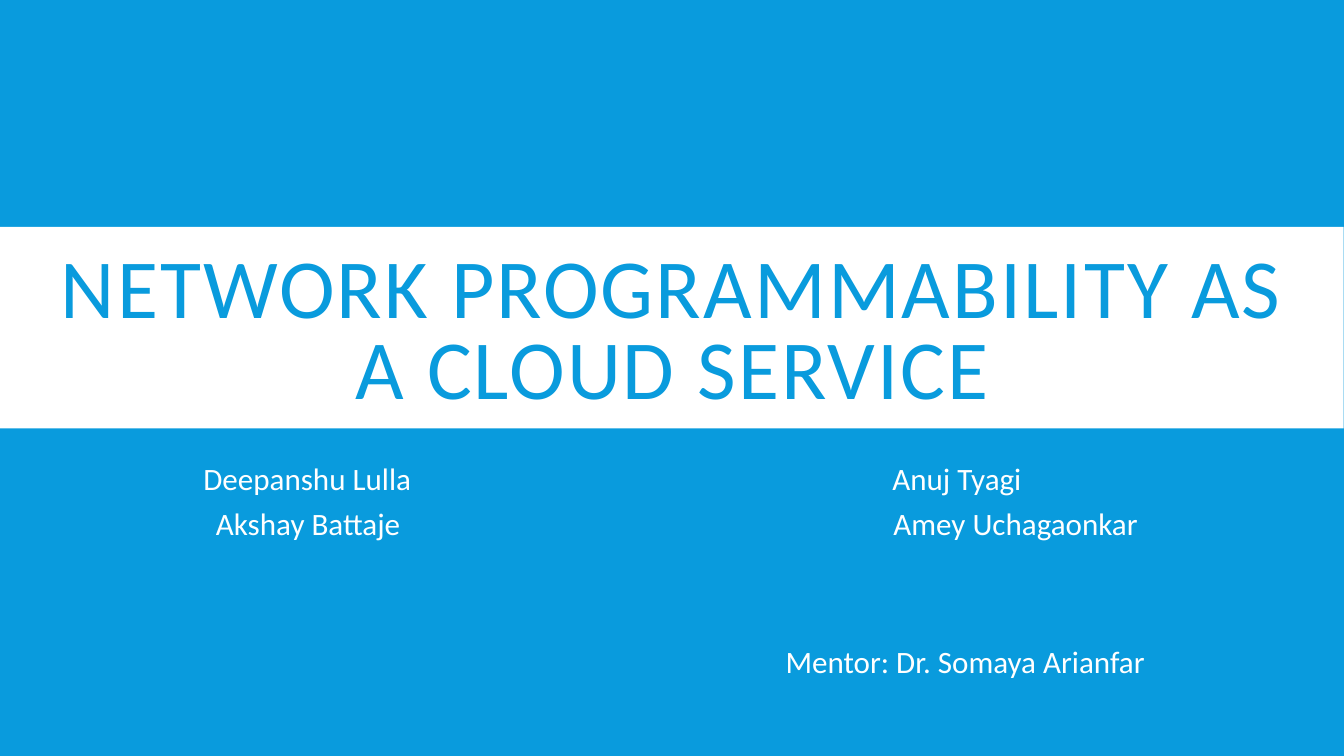
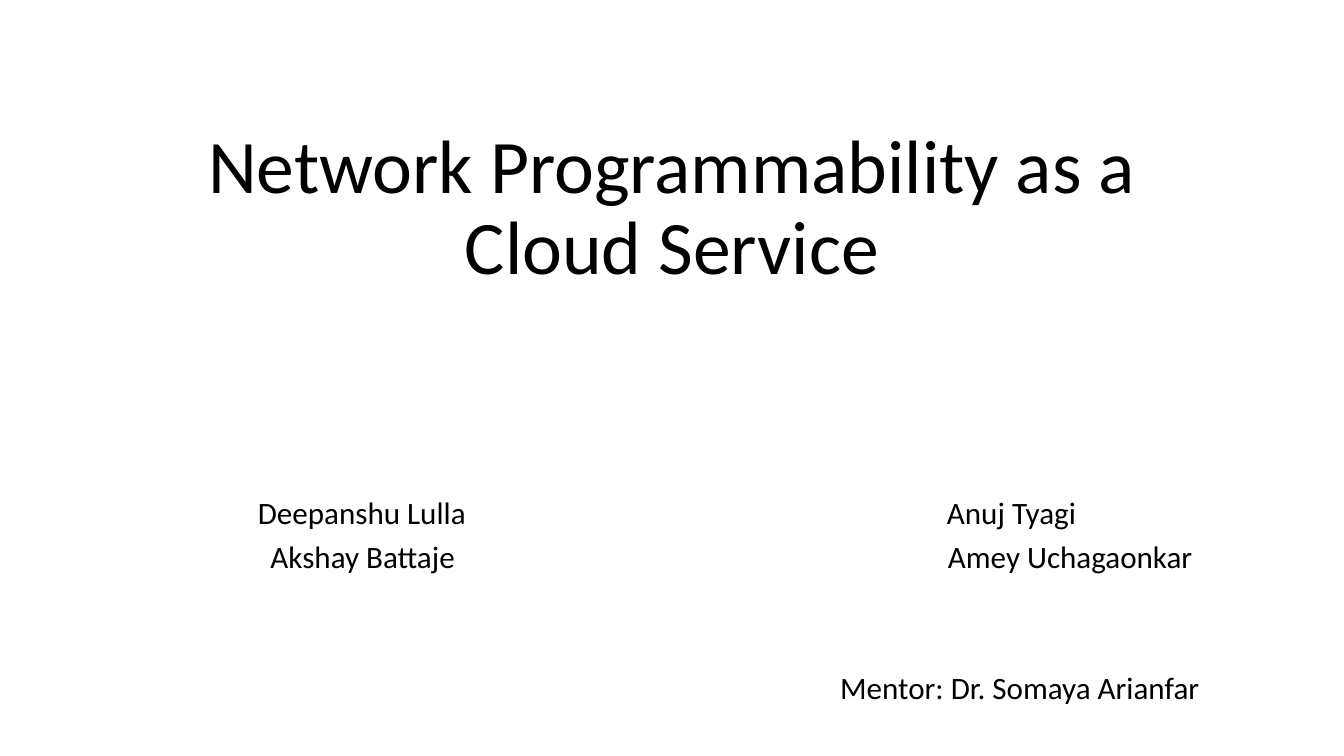
Before and after one commit to BU-NU-CLOUD-SP16/Network-Programmability-as-a-Service, a slide deck: slide 1 of Demo_1.pptx. Drawn at 1344x756 pixels with LibreOffice and Linux fonts; fonts in the diff are those of the drawing. Boxes give left, top, right and bottom in pixels: in the first picture for what was removed or moved away, otherwise in the second. Text is boxed around its words. In the diff, an @@ line names an element or a change of style, - is before the commit and + after.

Commit message:
Made changes in design,added and modified slides

```diff
--- a/Demo_1.pptx
+++ b/Demo_1.pptx
@@ background #099BDD to #FFFFFF @@
@@ title "Network Programmability as a Cloud ..." at <box>208,140,1135,275</box>: vertical alignment middle to bottom @@
@@ title at <box>208,140,1135,275</box>: text changed; size 60 to 54 pt; text colour #099BDD to #000000 @@
-NETWORK PROGRAMMABILITY AS A CLOUD SERVICE
+Network Programmability as a Cloud Service
@@ rectangle removed at <box>0,227,1344,429</box> @@
@@ subtitle "Deepanshu Lulla Anuj Tyagi": place and size @@
-subtitle "Deepanshu Lulla Anuj Tyagi" at <box>203,468,1145,678</box>
+subtitle "Deepanshu Lulla Anuj Tyagi" at <box>258,502,1200,704</box>
@@ subtitle "Deepanshu Lulla Anuj Tyagi" at <box>258,502,1200,704</box>: text colour #FFFFFF to #000000; line spacing 0.7 to 0.8; less space between paragraphs @@
```
Also in this commit, not shown: 11 other slides changed, 10 slides added, 5 slides removed.
